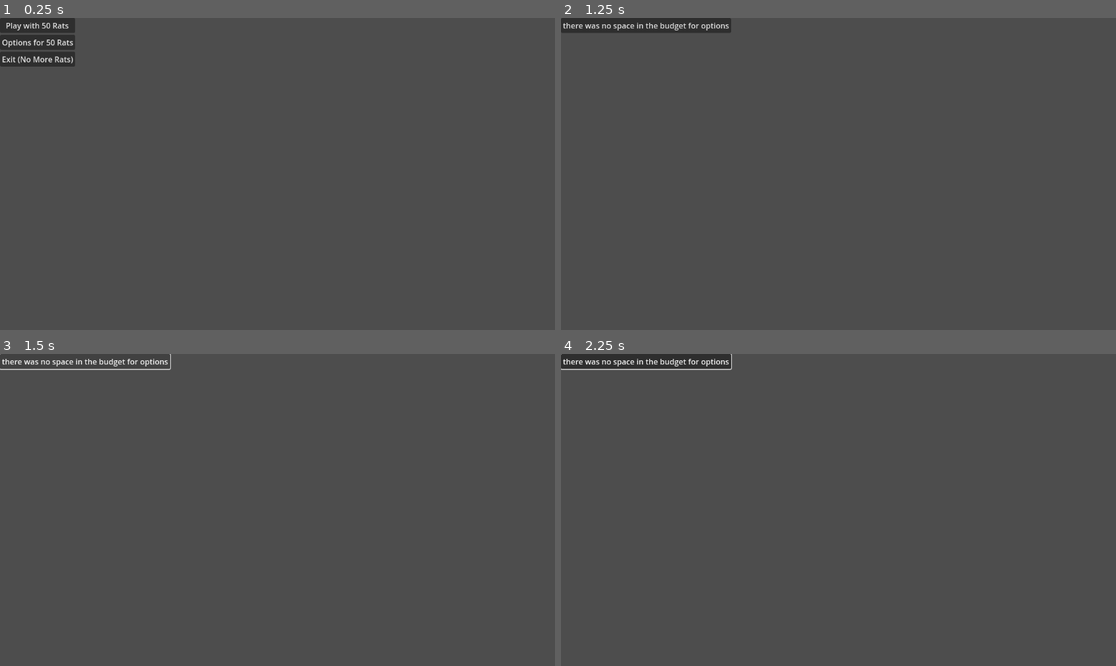
Above: before the commit, frames 1-4 (two rows, left to right).
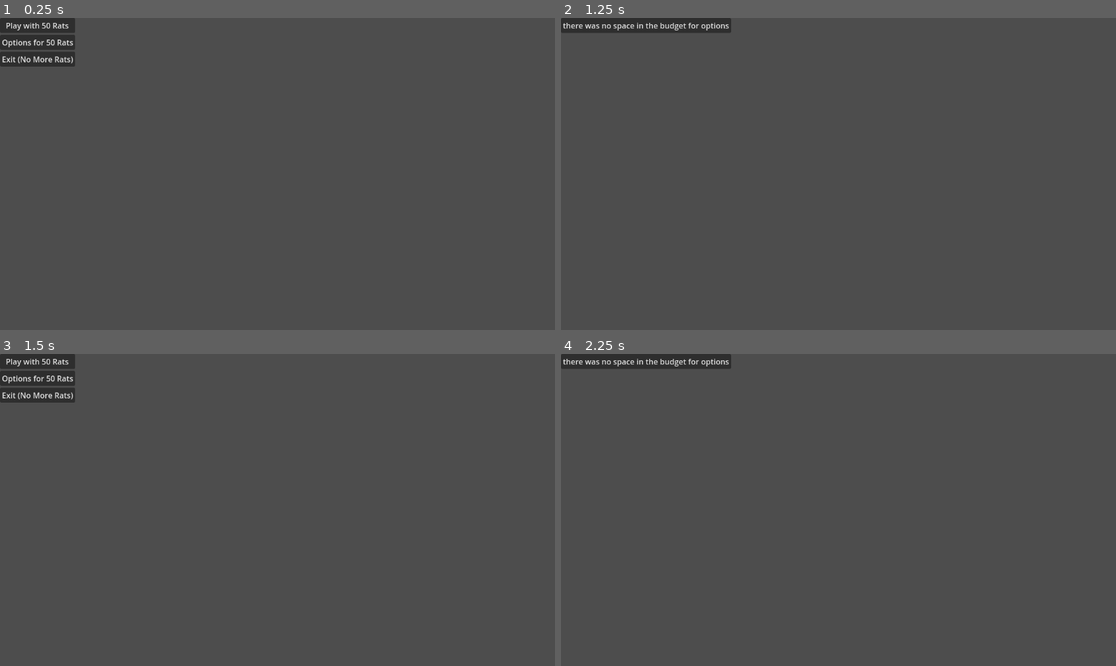
Above: after the commit, the same moments.

Repository: WellHatchedOne/sea-np-gmtk2024
Game: Godot game, scene res://ui/menus/mainMenu/mainmenu.tscn
The game is run twice, just before and just after one commit, with the same random seed, the same clock (stepped at 60 frames per second) and the same inputs. Before the commit the project starts from res://mainMenu/mainmenu.tscn.
Inputs (mouse positions are in pixels of both pictures, inside the frame that each line leads up to):
- Up to frame 1 (0.25 s): no input
- Up to frame 2 (1.25 s): click "Options for 50 Rats" at 0.5 s
- Up to frame 3 (1.5 s): click "there was no space in the bud…" at 1.25 s
- Up to frame 4 (2.25 s): click (599, 378) at 2 s, where only the run after the commit has a clickable "Options for 50 Rats"

Frames 1-2 are identical in both runs. In frame 3, 1.6% of the frame differs, in the area x 0-31%, y 0-16%; in frame 4, 0.1%.

Commit message:
organize files and add very very basic hud (#10)

Diff:
--- a/mainMenu/mainmenu.gd
+++ /dev/null
@@ -1,10 +0,0 @@
-extends Control
-
-func _on_play_pressed():
-	get_tree().change_scene_to_file("res://main.tscn")
-
-func _on_options_pressed():
-	get_tree().change_scene_to_file("res://optionsMenu/optionsMenu.tscn")
-
-func _on_exit_pressed():
-	get_tree().quit()
--- a/optionsMenu/optionsMenu.tscn
+++ /dev/null
@@ -1,8 +0,0 @@
-[gd_scene format=3 uid="uid://b5rdfsrppy4ya"]
-
-[node name="OptionsMenu" type="Node2D"]
-
-[node name="Button" type="Button" parent="."]
-offset_right = 8.0
-offset_bottom = 8.0
-text = "there was no space in the budget for options"
--- a/project.godot
+++ b/project.godot
@@ -11,7 +11,7 @@
 [application]
 
 config/name="sea-np-gmtk2024"
-run/main_scene="res://mainMenu/mainmenu.tscn"
+run/main_scene="res://ui/menus/mainMenu/mainmenu.tscn"
 config/features=PackedStringArray("4.2", "Forward Plus")
 config/icon="res://icon.svg"
 
--- a/main.tscn
+++ b/tempMains/main.tscn
@@ -4,7 +4,6 @@
 [ext_resource type="Script" path="res://Max/test_objects/test_movable_guy.gd" id="2_1ui3v"]
 
 [node name="Node2D" type="Node2D"]
-
 [node name="rat" parent="." instance=ExtResource("1_3brr1")]
 position = Vector2(593, 464)
 script = ExtResource("2_1ui3v")
--- /dev/null
+++ b/tempMains/shawnMain.tscn
@@ -0,0 +1,7 @@
+[gd_scene load_steps=2 format=3 uid="uid://ww6v3tly302v"]
+
+[ext_resource type="PackedScene" uid="uid://uvgdynm14wdy" path="res://ui/huds/hud/hud.tscn" id="1_s0qn6"]
+
+[node name="ShawnMain" type="CanvasLayer"]
+
+[node name="Hud" parent="." instance=ExtResource("1_s0qn6")]
--- /dev/null
+++ b/ui/huds/hud/hud.gd
@@ -0,0 +1,12 @@
+extends CanvasLayer
+
+#TextureRect.texture = load("res://Graphics/image.png")
+
+# Called when the node enters the scene tree for the first time.
+func _ready():
+	pass # Replace with function body.
+
+
+# Called every frame. 'delta' is the elapsed time since the previous frame.
+func _process(delta):
+	pass
--- /dev/null
+++ b/ui/huds/hud/hud.tscn
@@ -0,0 +1,25 @@
+[gd_scene load_steps=2 format=3 uid="uid://uvgdynm14wdy"]
+
+[ext_resource type="Script" path="res://ui/huds/hud/hud.gd" id="1_xh6qk"]
+
+[node name="Hud" type="CanvasLayer"]
+script = ExtResource("1_xh6qk")
+
+[node name="Control" type="Control" parent="."]
+layout_mode = 3
+anchors_preset = 12
+anchor_top = 1.0
+anchor_right = 1.0
+anchor_bottom = 1.0
+offset_top = -124.0
+grow_horizontal = 2
+grow_vertical = 0
+
+[node name="ColorRect" type="ColorRect" parent="Control"]
+layout_mode = 1
+anchors_preset = 15
+anchor_right = 1.0
+anchor_bottom = 1.0
+grow_horizontal = 2
+grow_vertical = 2
+color = Color(1, 0, 0, 1)
--- /dev/null
+++ b/ui/huds/tempHud/temp_hud.gd
@@ -0,0 +1,24 @@
+extends CanvasLayer
+class_name UI
+
+@export var img1: Sprite2D = null
+
+#
+#@onready var score = %Score
+#
+#var score = 0;
+	#set(new_score):
+		#score = new_score
+		#_update_score_label()
+		#
+#func _update_score_label():
+	#score_label.text = str(score)
+
+# Called when the node enters the scene tree for the first time.
+func _ready():
+	_update_score_label()
+
+
+# Called every frame. 'delta' is the elapsed time since the previous frame.
+func _process(delta):
+	pass
--- /dev/null
+++ b/ui/huds/tempHud/temp_hud.tscn
@@ -0,0 +1,37 @@
+[gd_scene load_steps=2 format=3 uid="uid://dfr6ig08pytus"]
+
+[ext_resource type="Script" path="res://ui/huds/tempHud/temp_hud.gd" id="1_wj3wu"]
+
+[node name="Hud" type="CanvasLayer"]
+script = ExtResource("1_wj3wu")
+
+[node name="Control" type="Control" parent="."]
+layout_mode = 3
+anchors_preset = 15
+anchor_right = 1.0
+anchor_bottom = 1.0
+grow_horizontal = 2
+grow_vertical = 2
+
+[node name="MarginContainer" type="MarginContainer" parent="Control"]
+layout_mode = 1
+anchors_preset = 15
+anchor_right = 1.0
+anchor_bottom = 1.0
+grow_horizontal = 2
+grow_vertical = 2
+theme_override_constants/margin_left = 32
+theme_override_constants/margin_top = 32
+theme_override_constants/margin_right = 32
+theme_override_constants/margin_bottom = 32
+
+[node name="VBoxContainer" type="VBoxContainer" parent="Control/MarginContainer"]
+layout_mode = 2
+size_flags_vertical = 0
+
+[node name="HBoxContainer" type="HBoxContainer" parent="Control/MarginContainer/VBoxContainer"]
+layout_mode = 2
+
+[node name="Score" type="Label" parent="Control/MarginContainer/VBoxContainer/HBoxContainer"]
+unique_name_in_owner = true
+layout_mode = 2
--- /dev/null
+++ b/ui/menus/mainMenu/mainmenu.gd
@@ -0,0 +1,10 @@
+extends Control
+
+func _on_play_pressed():
+	get_tree().change_scene_to_file("res://tempMains/shawnMain.tscn")
+
+func _on_options_pressed():
+	get_tree().change_scene_to_file("res://ui/menus/optionsMenu/optionsMenu.tscn")
+
+func _on_exit_pressed():
+	get_tree().quit()
--- a/mainMenu/mainmenu.tscn
+++ b/ui/menus/mainMenu/mainmenu.tscn
@@ -1,6 +1,6 @@
 [gd_scene load_steps=2 format=3 uid="uid://2vbod8x0vbdv"]
 
-[ext_resource type="Script" path="res://mainMenu/mainmenu.gd" id="1_0chwt"]
+[ext_resource type="Script" path="res://ui/menus/mainMenu/mainmenu.gd" id="1_0chwt"]
 
 [node name="Menu" type="Control"]
 layout_mode = 3
--- /dev/null
+++ b/ui/menus/optionsMenu/optionsMenu.gd
@@ -0,0 +1,4 @@
+extends Node2D
+
+func _on_button_pressed():
+	get_tree().change_scene_to_file("res://ui/menus/mainMenu/mainMenu.tscn")
--- /dev/null
+++ b/ui/menus/optionsMenu/optionsMenu.tscn
@@ -0,0 +1,13 @@
+[gd_scene load_steps=2 format=3 uid="uid://b5rdfsrppy4ya"]
+
+[ext_resource type="Script" path="res://ui/menus/optionsMenu/optionsMenu.gd" id="1_ukll2"]
+
+[node name="OptionsMenu" type="Node2D"]
+script = ExtResource("1_ukll2")
+
+[node name="Button" type="Button" parent="."]
+offset_right = 8.0
+offset_bottom = 8.0
+text = "there was no space in the budget for options"
+
+[connection signal="pressed" from="Button" to="." method="_on_button_pressed"]
